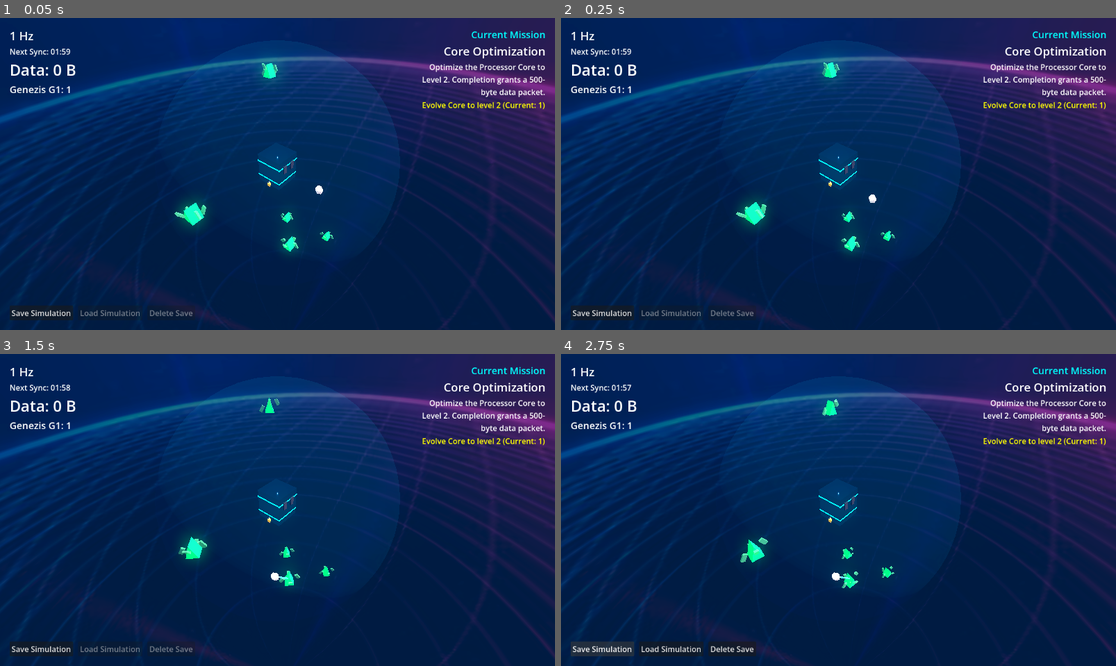
Above: before the commit, frames 1-4 (two rows, left to right).
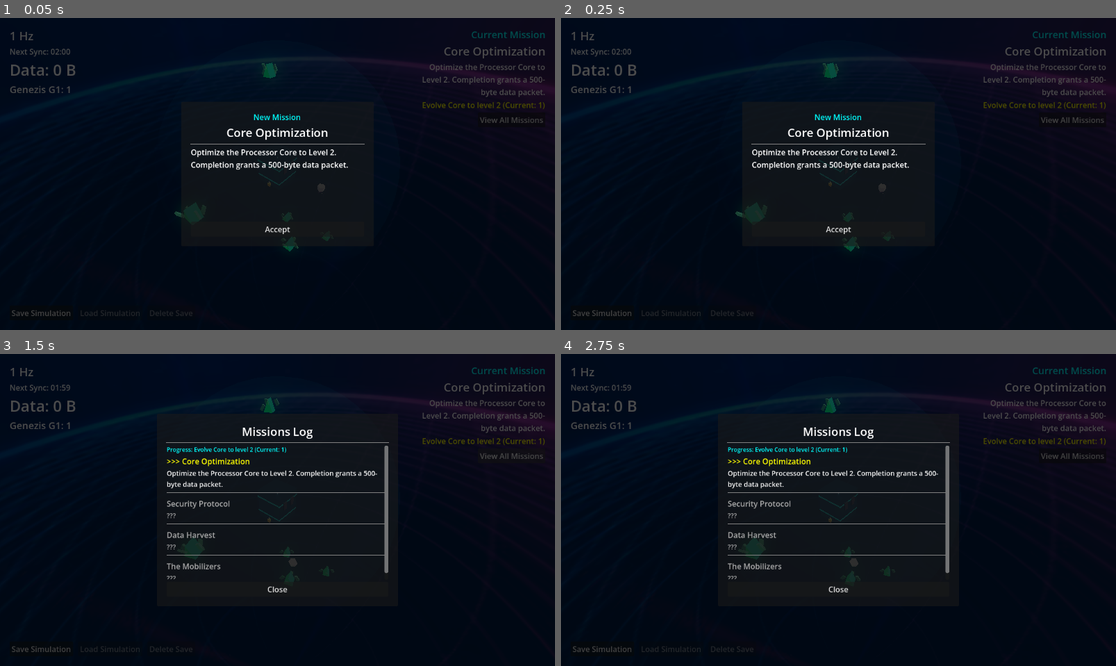
Above: after the commit, the same moments.

Repository: peterlavey/immanent
Game: Godot game, scene res://src/core/world/World.tscn
The game is run twice, just before and just after one commit, with the same random seed, the same clock (stepped at 60 frames per second) and the same inputs. Sound files missing from this copy of the repository are replaced by a short silence.
Inputs (mouse positions are in pixels of both pictures, inside the frame that each line leads up to):
- Up to frame 1 (0.05 s): no input
- Up to frame 2 (0.25 s): no input
- Up to frame 3 (1.5 s): click (277, 566) at 0.5 s, where only the run after the commit has a clickable "Accept"; click (510, 456) at 1.25 s, where only the run after the commit has a clickable "View All Missions"
- Up to frame 4 (2.75 s): click (599, 650) at 2 s, where only the run before the commit has a clickable "Save Simulation"

The runs differ from the first frame. In frame 1, 100% of the frame differs, in the area x 0-100%, y 0-100%; in frame 2, 100%; in frame 3, 100%; in frame 4, 100%.

Commit message:
Add Mission UI: Implement `MissionListUI` to display all missions with statuses, and `MissionPresentationUI` for dramatic mission reveals. Integrate both in HUD, connect with `MissionManager` signals, and update related tasks/documentation.

Diff:
--- a/default_bus_layout.tres
+++ b/default_bus_layout.tres
@@ -1,24 +1,15 @@
-[bus/1/name]
-"Music"
-[bus/1/solo]
-false
-[bus/1/mute]
-false
-[bus/1/bypass_fx]
-false
-[bus/1/volume_db]
-0.0
-[bus/1/send]
-"Master"
-[bus/2/name]
-"SFX"
-[bus/2/solo]
-false
-[bus/2/mute]
-false
-[bus/2/bypass_fx]
-false
-[bus/2/volume_db]
-0.0
-[bus/2/send]
-"Master"
+[gd_resource type="AudioBusLayout" format=3 uid="uid://df7w0v56f5w1b"]
+
+[resource]
+bus/1/name = &"Music"
+bus/1/solo = false
+bus/1/mute = false
+bus/1/bypass_fx = false
+bus/1/volume_db = 0.0
+bus/1/send = &"Master"
+bus/2/name = &"SFX"
+bus/2/solo = false
+bus/2/mute = false
+bus/2/bypass_fx = false
+bus/2/volume_db = 0.0
+bus/2/send = &"Master"
--- a/project.godot
+++ b/project.godot
@@ -15,6 +15,10 @@
 config/features=PackedStringArray("4.6", "Forward Plus")
 config/icon="res://icon.svg"
 
+[audio]
+
+buses/default_bus_layout="res://default_bus_layout.tres"
+
 [autoload]
 
 SaveManager="*res://src/core/core/SaveManager.gd"
--- a/src/core/mission_manager/MissionManager.gd
+++ b/src/core/mission_manager/MissionManager.gd
@@ -2,6 +2,7 @@
 
 signal mission_updated(mission_name: String, mission_description: String, mission_progress: String)
 signal mission_completed(mission_name: String)
+signal mission_presented(mission_name: String, mission_description: String)
 
 enum MissionID {
 	EVOLVE_CORE,
@@ -14,6 +15,27 @@
 var current_mission_name = "Core Optimization"
 var current_mission_description = "Optimize the Processor Core to Level 2. Completion grants a 500-byte data packet."
 var current_mission_progress = "Initializing..."
+
+var completed_mission_ids = []
+
+var missions_data = {
+	MissionID.EVOLVE_CORE: {
+		"name": "Core Optimization",
+		"description": "Optimize the Processor Core to Level 2. Completion grants a 500-byte data packet."
+	},
+	MissionID.CREATE_G2: {
+		"name": "Security Protocol",
+		"description": "Fuse G1 units into 2 G2 Guardians to establish a defense perimeter."
+	},
+	MissionID.COLLECT_DATA: {
+		"name": "Data Harvest",
+		"description": "Accumulate a total of 1 MB of data to stabilize the digital biome."
+	},
+	MissionID.G0_MOBILIZATION: {
+		"name": "The Mobilizers",
+		"description": "Unblock the Genezis G0 Mobilizer by reaching 1.5 MB of data. G0 will find and wake up idle G1 units."
+	}
+}
 
 func _enter_tree() -> void:
 	add_to_group("mission_manager")
@@ -54,6 +76,7 @@
 			_update_progress_g0(0)
 
 	mission_updated.emit(current_mission_name, current_mission_description, current_mission_progress)
+	mission_presented.emit(current_mission_name, current_mission_description)
 
 func _update_progress_evolution() -> void:
 	var core = get_tree().get_first_node_in_group("core")
@@ -98,6 +121,9 @@
 func _complete_current_mission() -> void:
 	var completed_mission_id = current_mission_id
 	var completed_mission_name = current_mission_name
+
+	if not completed_mission_ids.has(completed_mission_id):
+		completed_mission_ids.append(completed_mission_id)
 
 	# Transition to next mission FIRST to prevent recursion
 	match completed_mission_id:
@@ -114,6 +140,7 @@
 			current_mission_description = "Wait for more updates."
 			current_mission_progress = ""
 			mission_updated.emit(current_mission_name, current_mission_description, current_mission_progress)
+			mission_presented.emit(current_mission_name, current_mission_description)
 
 	mission_completed.emit(completed_mission_name)
 	print("Mission Completed: ", completed_mission_name)
@@ -163,3 +190,37 @@
 		return "%.1f KB" % (bytes / 1024.0)
 	else:
 		return "%.1f MB" % (bytes / 1048576.0)
+
+func get_all_missions_status() -> Array:
+	var result = []
+	var ids = [MissionID.EVOLVE_CORE, MissionID.CREATE_G2, MissionID.COLLECT_DATA, MissionID.G0_MOBILIZATION]
+
+	for id in ids:
+		var status = "locked"
+		if id == current_mission_id:
+			status = "current"
+		elif completed_mission_ids.has(id):
+			status = "completed"
+		elif _is_mission_unlocked(id):
+			status = "available" # Should not happen with current linear progression
+
+		result.append({
+			"id": id,
+			"name": missions_data[id]["name"],
+			"description": missions_data[id]["description"],
+			"status": status,
+			"progress": current_mission_progress if id == current_mission_id else ""
+		})
+	return result
+
+func _is_mission_unlocked(id: MissionID) -> bool:
+	match id:
+		MissionID.EVOLVE_CORE:
+			return true
+		MissionID.CREATE_G2:
+			return completed_mission_ids.has(MissionID.EVOLVE_CORE)
+		MissionID.COLLECT_DATA:
+			return completed_mission_ids.has(MissionID.CREATE_G2)
+		MissionID.G0_MOBILIZATION:
+			return completed_mission_ids.has(MissionID.COLLECT_DATA)
+	return false
--- a/src/ui/hud/HUD.gd
+++ b/src/ui/hud/HUD.gd
@@ -11,6 +11,9 @@
 @onready var mission_name_label = $MarginContainer/MissionContainer/MissionName
 @onready var mission_description_label = $MarginContainer/MissionContainer/MissionDescription
 @onready var mission_progress_label = $MarginContainer/MissionContainer/MissionProgress
+@onready var mission_list_button = $MarginContainer/MissionContainer/MissionListButton
+@onready var mission_list_ui = $MissionListUI
+@onready var mission_presentation_ui = $MissionPresentationUI
 
 @onready var save_button = $MarginContainer/SaveLoadContainer/SaveButton
 @onready var load_button = $MarginContainer/SaveLoadContainer/LoadButton
@@ -52,6 +55,9 @@
 	if mission_manager:
 		if not mission_manager.mission_updated.is_connected(_on_mission_updated):
 			mission_manager.mission_updated.connect(_on_mission_updated)
+
+		if not mission_manager.mission_presented.is_connected(_on_mission_presented):
+			mission_manager.mission_presented.connect(_on_mission_presented)
 
 		# Initialize mission display with the latest data from the manager
 		_on_mission_updated(
@@ -73,6 +79,9 @@
 	if delete_button:
 		delete_button.pressed.connect(_on_delete_button_pressed)
 		delete_button.disabled = not FileAccess.file_exists("user://savegame.json")
+
+	if mission_list_button:
+		mission_list_button.pressed.connect(_on_mission_list_button_pressed)
 
 	# Initial count
 	_update_genezis_count()
@@ -196,6 +205,29 @@
 	mission_description_label.text = m_desc
 	mission_progress_label.text = m_prog
 
+func _on_mission_presented(m_name: String, m_desc: String) -> void:
+	# Hide all other menus to avoid overlapping
+	if upgrade_menu:
+		upgrade_menu.hide()
+	if genezis_stats_ui:
+		genezis_stats_ui.hide()
+	if mission_list_ui:
+		mission_list_ui.hide()
+
+	if mission_presentation_ui:
+		mission_presentation_ui.present_mission(m_name, m_desc)
+
+func _on_mission_list_button_pressed() -> void:
+	# Hide all other menus to avoid overlapping and blocking input
+	if upgrade_menu:
+		upgrade_menu.hide()
+	if genezis_stats_ui:
+		genezis_stats_ui.hide()
+
+	if mission_list_ui:
+		mission_list_ui.show_missions()
+		_play_click_sfx()
+
 func _on_save_button_pressed() -> void:
 	if has_node("/root/SaveManager"):
 		get_node("/root/SaveManager").save_game()
--- a/src/ui/hud/HUD.tscn
+++ b/src/ui/hud/HUD.tscn
@@ -4,6 +4,8 @@
 [ext_resource type="PackedScene" path="res://src/ui/upgrade_menu/UpgradeMenu.tscn" id="2_scene"]
 [ext_resource type="PackedScene" path="res://src/ui/genezis_stats_ui/GenezisStatsUI.tscn" id="3_scene"]
 [ext_resource type="PackedScene" path="res://src/ui/enemy_description_ui/EnemyDescriptionUI.tscn" id="4_scene"]
+[ext_resource type="PackedScene" path="res://src/ui/mission_list_ui/MissionListUI.tscn" id="5_scene"]
+[ext_resource type="PackedScene" path="res://src/ui/mission_presentation_ui/MissionPresentationUI.tscn" id="6_scene"]
 
 [node name="HUD" type="Control"]
 layout_mode = 3
@@ -103,6 +105,11 @@
 text = "Progress: 0/1"
 horizontal_alignment = 2
 
+[node name="MissionListButton" type="Button" parent="MarginContainer/MissionContainer"]
+layout_mode = 2
+size_flags_horizontal = 8
+text = "View All Missions"
+
 [node name="UpgradeMenu" parent="." instance=ExtResource("2_scene")]
 visible = false
 layout_mode = 1
@@ -114,3 +121,11 @@
 [node name="EnemyDescriptionUI" parent="." instance=ExtResource("4_scene")]
 visible = false
 layout_mode = 1
+
+[node name="MissionListUI" parent="." instance=ExtResource("5_scene")]
+visible = false
+layout_mode = 1
+
+[node name="MissionPresentationUI" parent="." instance=ExtResource("6_scene")]
+visible = false
+layout_mode = 1
--- /dev/null
+++ b/src/ui/mission_list_ui/MissionListUI.gd
@@ -0,0 +1,69 @@
+extends Control
+
+signal closed
+
+@onready var mission_list = $Panel/MarginContainer/VBoxContainer/ScrollContainer/MissionList
+@onready var close_button = $Panel/MarginContainer/VBoxContainer/CloseButton
+
+func _ready() -> void:
+	if close_button:
+		close_button.pressed.connect(_on_close_button_pressed)
+
+func show_missions() -> void:
+	# Clear existing
+	for child in mission_list.get_children():
+		child.queue_free()
+
+	var mission_manager = get_tree().get_first_node_in_group("mission_manager")
+	if not mission_manager:
+		return
+
+	var missions = mission_manager.get_all_missions_status()
+
+	for mission in missions:
+		var container = VBoxContainer.new()
+
+		var name_label = Label.new()
+		name_label.text = mission["name"]
+
+		var desc_label = Label.new()
+		desc_label.text = mission["description"]
+		desc_label.autowrap_mode = TextServer.AUTOWRAP_WORD_SMART
+		desc_label.add_theme_font_size_override("font_size", 14)
+
+		match mission["status"]:
+			"completed":
+				name_label.text = "[DONE] " + name_label.text
+				name_label.add_theme_color_override("font_color", Color.GREEN)
+				desc_label.add_theme_color_override("font_color", Color.GRAY)
+			"current":
+				name_label.text = ">>> " + name_label.text
+				name_label.add_theme_color_override("font_color", Color.YELLOW)
+
+				if mission["progress"] != "":
+					var prog_label = Label.new()
+					prog_label.text = "Progress: " + mission["progress"]
+					prog_label.add_theme_color_override("font_color", Color.CYAN)
+					prog_label.add_theme_font_size_override("font_size", 12)
+					container.add_child(prog_label)
+			"locked":
+				name_label.add_theme_color_override("font_color", Color.DARK_GRAY)
+				desc_label.add_theme_color_override("font_color", Color.DARK_GRAY)
+				desc_label.text = "???"
+
+		container.add_child(name_label)
+		container.add_child(desc_label)
+
+		# Add a separator
+		var sep = HSeparator.new()
+		container.add_child(sep)
+
+		mission_list.add_child(container)
+
+	show()
+	get_tree().paused = true
+
+func _on_close_button_pressed() -> void:
+	hide()
+	get_tree().paused = false
+	closed.emit()
--- /dev/null
+++ b/src/ui/mission_list_ui/MissionListUI.tscn
@@ -0,0 +1,73 @@
+[gd_scene load_steps=2 format=3]
+
+[ext_resource type="Script" path="res://src/ui/mission_list_ui/MissionListUI.gd" id="1_script"]
+
+[node name="MissionListUI" type="Control"]
+process_mode = 3
+layout_mode = 3
+anchors_preset = 15
+anchor_right = 1.0
+anchor_bottom = 1.0
+grow_horizontal = 2
+grow_vertical = 2
+script = ExtResource("1_script")
+
+[node name="Background" type="ColorRect" parent="."]
+layout_mode = 1
+anchors_preset = 15
+anchor_right = 1.0
+anchor_bottom = 1.0
+grow_horizontal = 2
+grow_vertical = 2
+color = Color(0, 0, 0, 0.7)
+
+[node name="Panel" type="Panel" parent="."]
+layout_mode = 1
+anchors_preset = 8
+anchor_left = 0.5
+anchor_top = 0.5
+anchor_right = 0.5
+anchor_bottom = 0.5
+offset_left = -250.0
+offset_top = -200.0
+offset_right = 250.0
+offset_bottom = 200.0
+grow_horizontal = 2
+grow_vertical = 2
+
+[node name="MarginContainer" type="MarginContainer" parent="Panel"]
+layout_mode = 1
+anchors_preset = 15
+anchor_right = 1.0
+anchor_bottom = 1.0
+grow_horizontal = 2
+grow_vertical = 2
+theme_override_constants/margin_left = 20
+theme_override_constants/margin_top = 20
+theme_override_constants/margin_right = 20
+theme_override_constants/margin_bottom = 20
+
+[node name="VBoxContainer" type="VBoxContainer" parent="Panel/MarginContainer"]
+layout_mode = 2
+
+[node name="TitleLabel" type="Label" parent="Panel/MarginContainer/VBoxContainer"]
+layout_mode = 2
+theme_override_font_sizes/font_size = 24
+text = "Missions Log"
+horizontal_alignment = 1
+
+[node name="HSeparator" type="HSeparator" parent="Panel/MarginContainer/VBoxContainer"]
+layout_mode = 2
+
+[node name="ScrollContainer" type="ScrollContainer" parent="Panel/MarginContainer/VBoxContainer"]
+layout_mode = 2
+size_flags_vertical = 3
+
+[node name="MissionList" type="VBoxContainer" parent="Panel/MarginContainer/VBoxContainer/ScrollContainer"]
+layout_mode = 2
+size_flags_horizontal = 3
+theme_override_constants/separation = 10
+
+[node name="CloseButton" type="Button" parent="Panel/MarginContainer/VBoxContainer"]
+layout_mode = 2
+text = "Close"
--- /dev/null
+++ b/src/ui/mission_presentation_ui/MissionPresentationUI.gd
@@ -0,0 +1,22 @@
+extends Control
+
+signal presentation_closed
+
+@onready var name_label = $Panel/MarginContainer/VBoxContainer/NameLabel
+@onready var description_label = $Panel/MarginContainer/VBoxContainer/DescriptionLabel
+@onready var start_button = $Panel/MarginContainer/VBoxContainer/StartButton
+
+func _ready() -> void:
+	if start_button:
+		start_button.pressed.connect(_on_start_button_pressed)
+
+func present_mission(m_name: String, m_desc: String) -> void:
+	name_label.text = m_name
+	description_label.text = m_desc
+	show()
+	get_tree().paused = true
+
+func _on_start_button_pressed() -> void:
+	hide()
+	get_tree().paused = false
+	presentation_closed.emit()
--- /dev/null
+++ b/src/ui/mission_presentation_ui/MissionPresentationUI.tscn
@@ -0,0 +1,76 @@
+[gd_scene load_steps=2 format=3]
+
+[ext_resource type="Script" path="res://src/ui/mission_presentation_ui/MissionPresentationUI.gd" id="1_script"]
+
+[node name="MissionPresentationUI" type="Control"]
+process_mode = 3
+layout_mode = 3
+anchors_preset = 15
+anchor_right = 1.0
+anchor_bottom = 1.0
+grow_horizontal = 2
+grow_vertical = 2
+script = ExtResource("1_script")
+
+[node name="Background" type="ColorRect" parent="."]
+layout_mode = 1
+anchors_preset = 15
+anchor_right = 1.0
+anchor_bottom = 1.0
+grow_horizontal = 2
+grow_vertical = 2
+color = Color(0, 0, 0, 0.7)
+
+[node name="Panel" type="Panel" parent="."]
+layout_mode = 1
+anchors_preset = 8
+anchor_left = 0.5
+anchor_top = 0.5
+anchor_right = 0.5
+anchor_bottom = 0.5
+offset_left = -200.0
+offset_top = -150.0
+offset_right = 200.0
+offset_bottom = 150.0
+grow_horizontal = 2
+grow_vertical = 2
+
+[node name="MarginContainer" type="MarginContainer" parent="Panel"]
+layout_mode = 1
+anchors_preset = 15
+anchor_right = 1.0
+anchor_bottom = 1.0
+grow_horizontal = 2
+grow_vertical = 2
+theme_override_constants/margin_left = 20
+theme_override_constants/margin_top = 20
+theme_override_constants/margin_right = 20
+theme_override_constants/margin_bottom = 20
+
+[node name="VBoxContainer" type="VBoxContainer" parent="Panel/MarginContainer"]
+layout_mode = 2
+
+[node name="MissionLabel" type="Label" parent="Panel/MarginContainer/VBoxContainer"]
+layout_mode = 2
+theme_override_colors/font_color = Color(0, 1, 1, 1)
+text = "New Mission"
+horizontal_alignment = 1
+
+[node name="NameLabel" type="Label" parent="Panel/MarginContainer/VBoxContainer"]
+layout_mode = 2
+theme_override_font_sizes/font_size = 24
+text = "Mission Name"
+horizontal_alignment = 1
+
+[node name="HSeparator" type="HSeparator" parent="Panel/MarginContainer/VBoxContainer"]
+layout_mode = 2
+
+[node name="DescriptionLabel" type="Label" parent="Panel/MarginContainer/VBoxContainer"]
+layout_mode = 2
+size_flags_vertical = 3
+text = "Mission description goes here."
+autowrap_mode = 2
+
+[node name="StartButton" type="Button" parent="Panel/MarginContainer/VBoxContainer"]
+layout_mode = 2
+text = "Accept"
Not shown, added: src/ui/mission_list_ui/MissionListUI.gd.uid
Not shown, added: src/ui/mission_presentation_ui/MissionPresentationUI.gd.uid
Not shown, changed: docs/tasks.md
